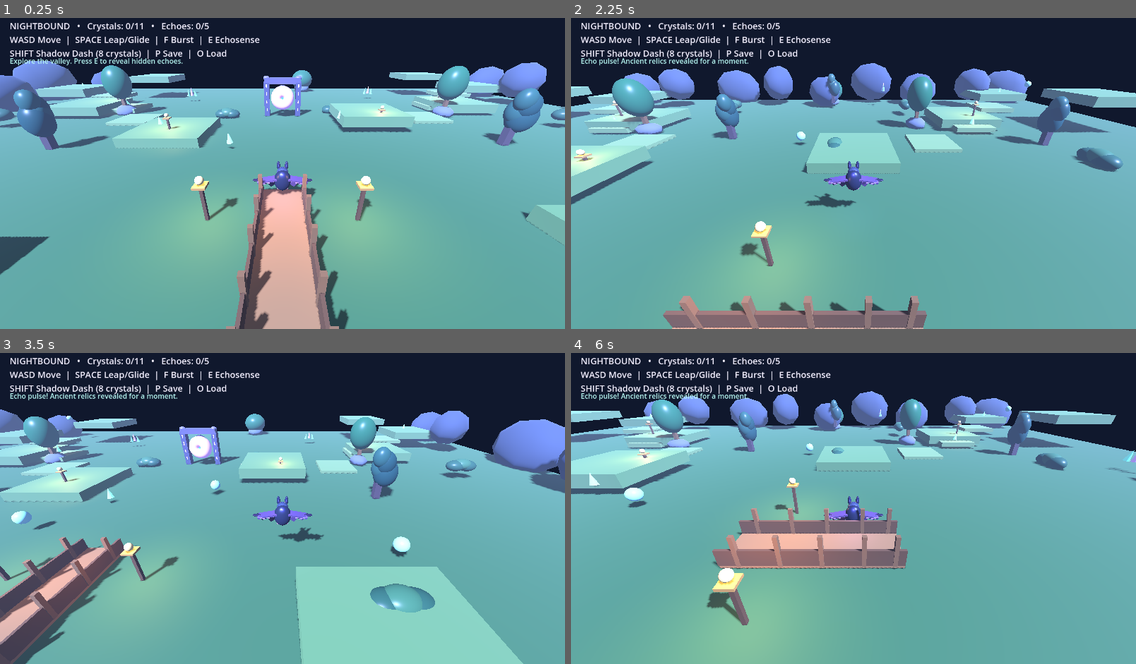
Above: before the commit, frames 1-4 (two rows, left to right).
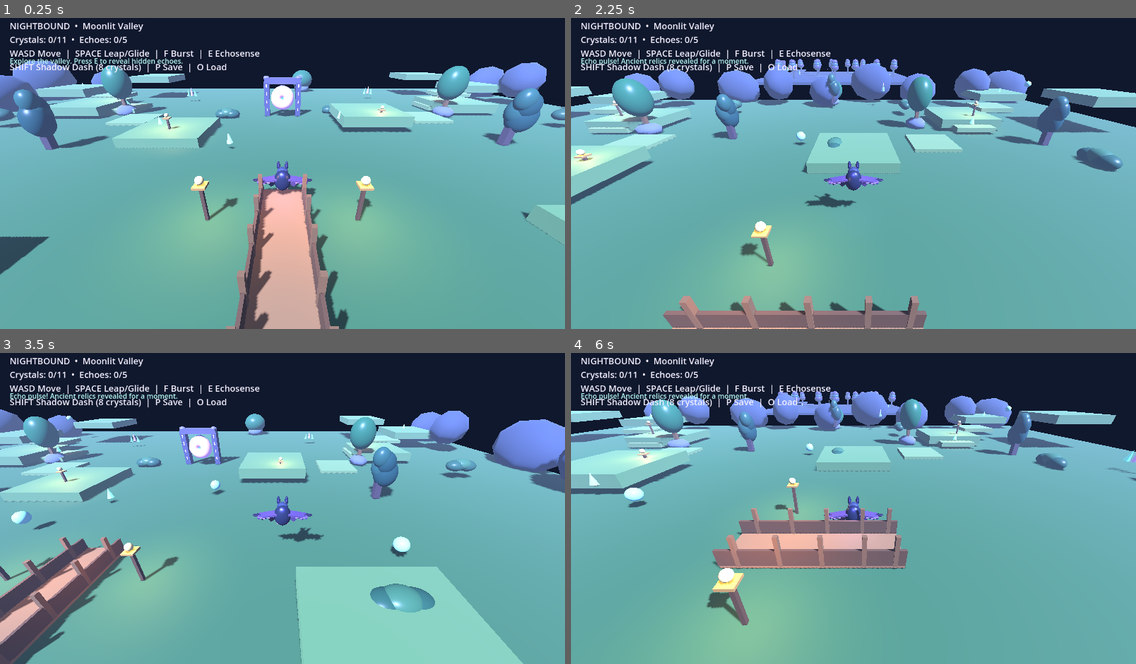
Above: after the commit, the same moments.

Repository: Dynamon91/nightbound
Game: Godot game, scene res://scenes/main.tscn
The game is run twice, just before and just after one commit, with the same random seed, the same clock (stepped at 60 frames per second) and the same inputs.
Inputs:
- Up to frame 1 (0.25 s): no input
- Up to frame 2 (2.25 s): tap E (echosense) at 0.5, 1.35 s; hold D (move_right) 0.53-1.28 s; hold F (burst) 0.53-1.28 s; tap Space (jump) at 0.77, 1.52 s; hold S (move_back) 1.28-2.03 s; hold D (move_right) from 2.03 s (still down); hold Shift (shadow_dash) from 2.03 s (still down)
- Up to frame 3 (3.5 s): release D (move_right) at 2.78 s; release Shift (shadow_dash) at 2.78 s; hold W (move_forward) from 2.78 s (still down); tap F (burst) at 2.85 s; tap Space (jump) at 3.02 s
- Up to frame 4 (6 s): release W (move_forward) at 3.53 s; hold A (move_left) 3.53-5.03 s; tap E (echosense) at 3.6, 5.85 s; tap Space (jump) at 3.77, 4.52 s; tap P (save_game) at 4.15 s; tap Shift (shadow_dash) at 4.35 s; hold S (move_back) 5.03-5.78 s; hold F (burst) 5.03-5.78 s; hold D (move_right) from 5.78 s (still down)

The runs differ from the first frame. In frame 1, 1.7% of the frame differs, in the area x 1-46%, y 1-18%; in frame 2, 2.5%, in the area x 1-60%, y 1-22%; in frame 3, 1.7%; in frame 4, 2.2%.

Commit message:
feat: make the awakened gate lead into the Veilwood realm

Diff:
--- a/scripts/main.gd
+++ b/scripts/main.gd
@@ -27,6 +27,8 @@
 var portal_core_node: MeshInstance3D
 var portal_glow_light: OmniLight3D
 var portal_anim_time := 0.0
+var current_realm := "Moonlit Valley"
+var realm_transitioned := false
 
 func material(color: Color, roughness := 0.75) -> StandardMaterial3D:
 	var m := StandardMaterial3D.new()
@@ -146,6 +148,7 @@
 
 func _ready() -> void:
 	build_world()
+	build_veilwood()
 	build_player()
 	build_camera()
 	build_hud()
@@ -295,6 +298,41 @@
 			relics_found += 1
 			relic.queue_free()
 
+func build_veilwood() -> void:
+	# A separate destination beyond the first gate: a bioluminescent forest.
+	add_solid_box(Vector3(130, -0.5, 0), Vector3(76, 1, 76), Color("#252d50"))
+	for p in [Vector3(118, 0.2, -8), Vector3(126, 0.7, -14), Vector3(137, 1.3, -20), Vector3(146, 2.0, -26), Vector3(138, 0.6, 10), Vector3(149, 1.4, 18), Vector3(158, 2.0, 25)]:
+		add_solid_box(p, Vector3(7, 0.8, 7), Color("#3c466f"))
+	for i in range(13):
+		var side := -1.0 if i % 2 == 0 else 1.0
+		var p := Vector3(130.0 + side * (12.0 + float(i % 4) * 5.0), 0.0, -30.0 + float(i) * 5.0)
+		var trunk := add_box(self, p + Vector3(0, 3.0, 0), Vector3(0.8, 6.0 + float(i % 3), 0.8), Color("#37304f"))
+		trunk.rotation.z = side * 0.08
+		for layer in range(3):
+			var crown := add_sphere(self, p + Vector3(0, 5.0 + float(layer) * 1.15, 0), 2.0 - float(layer) * 0.25, Color("#4c3679") if layer % 2 == 0 else Color("#285b70"))
+			crown.scale = Vector3(1.0, 0.8, 1.0)
+		var mote := add_sphere(self, p + Vector3(side * 1.3, 2.0, 0.5), 0.18, Color("#7ff8ef"))
+		var glow := OmniLight3D.new()
+		glow.position = mote.position
+		glow.light_color = Color("#65e9ff")
+		glow.light_energy = 1.4
+		glow.omni_range = 5.0
+		add_child(glow)
+	add_solid_box(Vector3(130, 4.0, -31), Vector3(2.2, 8.0, 2.2), Color("#55406c"))
+	for angle in range(8):
+		var a := float(angle) * TAU / 8.0
+		var bloom := add_crystal_shard(self, Vector3(130 + cos(a) * 4.0, 5.0 + sin(a * 2.0) * 1.2, -31 + sin(a) * 4.0), 2.4, Color("#d28aff") if angle % 2 == 0 else Color("#69f2ed"), 0.42)
+		bloom.rotation.z = cos(a) * 0.22
+	var heart_light := OmniLight3D.new()
+	heart_light.position = Vector3(130, 5.0, -31)
+	heart_light.light_color = Color("#b16bff")
+	heart_light.light_energy = 3.0
+	heart_light.omni_range = 17.0
+	add_child(heart_light)
+	for p in [Vector3(112, 2.5, -18), Vector3(151, 3.0, -8), Vector3(116, 2.8, 20), Vector3(153, 3.5, 14), Vector3(130, 1.0, 30)]:
+		add_crystal_shard(self, p, 1.7, Color("#7ceff5"), 0.3)
+		add_crystal_shard(self, p + Vector3(0.65, 0.35, 0), 1.1, Color("#bd7cff"), 0.24)
+
 func make_crystal(pos: Vector3, id: String) -> void:
 	var c := add_crystal_shard(self, pos, 0.95, Color("#67f2ee"), 0.34)
 	c.name = id
@@ -462,9 +500,14 @@
 				core_material.emission_energy_multiplier = opening * 1.8
 		if is_instance_valid(portal_glow_light):
 			portal_glow_light.light_energy = minf(portal_anim_time / 1.8, 1.0) * 2.4
-		if not victory_shown and player.global_position.distance_to(Vector3(0, 2.5, -18)) < 3.0:
-			victory_shown = true
-			show_message("REALM GATE OPEN — You have awakened the ancient passage!")
+		if not realm_transitioned and portal_anim_time >= 1.8 and player.global_position.distance_to(Vector3(0, 2.5, -18)) < 3.0:
+			realm_transitioned = true
+			current_realm = "The Veilwood"
+			player.velocity = Vector3.ZERO
+			player.global_position = Vector3(130, 2.0, 4)
+			checkpoint_position = player.global_position
+			show_message("REALM SHIFT — Welcome to the Veilwood, a new realm beyond the gate!")
+			save_game()
 	if revealed and pulse_time <= 0.0:
 		revealed = false
 		for secret in secrets:
@@ -473,7 +516,7 @@
 
 func refresh_hud() -> void:
 	if hud:
-		hud.text = "NIGHTBOUND   •   Crystals: %d/11   •   Echoes: %d/5%s\nWASD Move  |  SPACE Leap/Glide  |  F Burst  |  E Echosense\nSHIFT Shadow Dash (8 crystals)  |  P Save  |  O Load" % [crystals, relics_found, "  •  GATE OPEN" if portal_open else ""]
+		hud.text = "NIGHTBOUND  •  %s\nCrystals: %d/11  •  Echoes: %d/5%s\nWASD Move  |  SPACE Leap/Glide  |  F Burst  |  E Echosense\nSHIFT Shadow Dash (8 crystals)  |  P Save  |  O Load" % [current_realm, crystals, relics_found, "  •  GATE OPEN" if portal_open else ""]
 
 func show_message(text_value: String) -> void:
 	if message:
